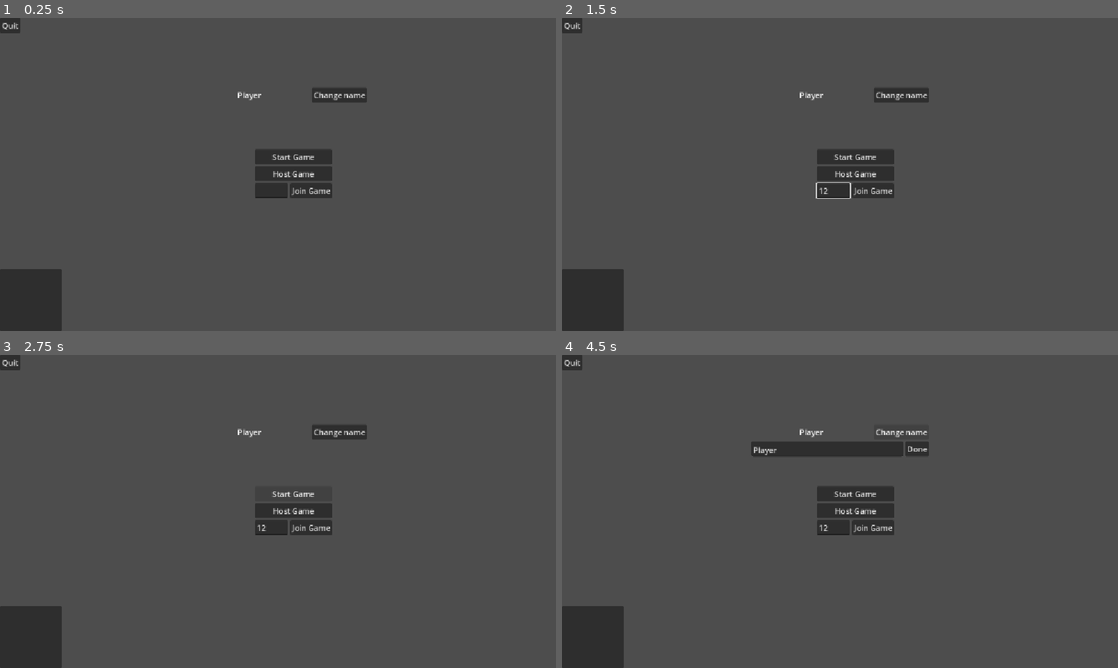
Above: before the commit, frames 1-4 (two rows, left to right).
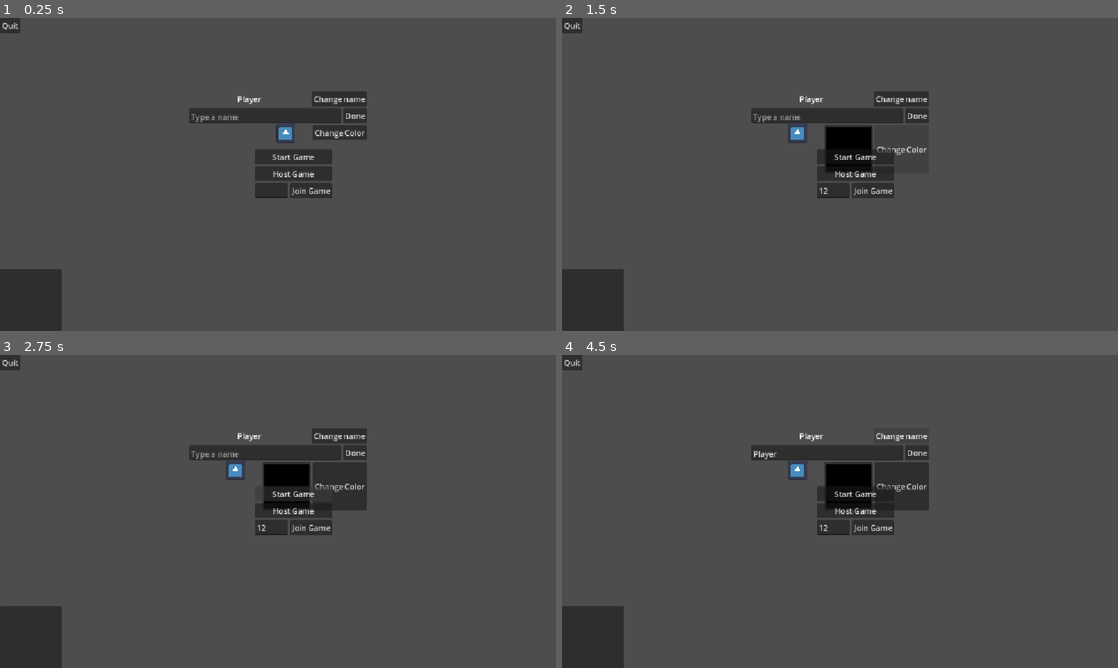
Above: after the commit, the same moments.

Repository: Surinalive/restaurant-management-game
Game: Godot game, scene res://scenes/main_menu.tscn
The game is run twice, just before and just after one commit, with the same random seed, the same clock (stepped at 60 frames per second) and the same inputs. The engine's default icon, where the game draws it, is replaced by a stand-in: a white triangle on a blue panel in a dark square.
Inputs (mouse positions are in pixels of both pictures, inside the frame that each line leads up to):
- Up to frame 1 (0.25 s): no input
- Up to frame 2 (1.5 s): click (834, 190) at 0.52 s; type "12" at 0.6 s; click (901, 133) at 1.25 s, where only the run after the commit has a clickable "Change Color"
- Up to frame 3 (2.75 s): click "Start Game" at 2 s
- Up to frame 4 (4.5 s): click "Start Game" at 2.75 s; click (917, 452) at 3.5 s, where only the run after the commit has a clickable "Done"; click "Change name" at 4.25 s

The runs differ from the first frame. In frame 1, 2.3% of the frame differs, in the area x 34-66%, y 22-40%; in frame 2, 3.2%; in frame 3, 4.3%, in the area x 34-66%, y 22-50%; in frame 4, 3.5%.

Commit message:
Add sprite and color picker

Diff:
--- a/new-game-project/scenes/main_menu.tscn
+++ b/new-game-project/scenes/main_menu.tscn
@@ -1,6 +1,7 @@
 [gd_scene format=3 uid="uid://cqow47bch5ocs"]
 
 [ext_resource type="Script" uid="uid://et1v30l85vd4" path="res://scripts/main.gd" id="1_l6cm7"]
+[ext_resource type="Texture2D" uid="uid://4q335xxs2p" path="res://icon.svg" id="2_ekxnf"]
 
 [node name="MainMenu" type="Control" unique_id=893311394]
 layout_mode = 3
@@ -10,9 +11,9 @@
 [node name="VBoxContainer2" type="VBoxContainer" parent="." unique_id=545199748]
 layout_mode = 0
 offset_left = 392.0
-offset_top = 144.0
+offset_top = 152.0
 offset_right = 760.0
-offset_bottom = 216.0
+offset_bottom = 255.0
 
 [node name="HBoxContainer2" type="HBoxContainer" parent="VBoxContainer2" unique_id=2026361013]
 layout_mode = 2
@@ -31,16 +32,34 @@
 layout_mode = 2
 
 [node name="NameText" type="TextEdit" parent="VBoxContainer2/HBoxContainer" unique_id=1168484924]
-visible = false
 layout_mode = 2
 size_flags_horizontal = 3
-text = "Type a name"
+placeholder_text = "Type a name"
 emoji_menu_enabled = false
 
 [node name="Done" type="Button" parent="VBoxContainer2/HBoxContainer" unique_id=1735618056]
-visible = false
 layout_mode = 2
 text = "Done"
+
+[node name="HBoxContainer3" type="HBoxContainer" parent="VBoxContainer2" unique_id=796448854]
+layout_mode = 2
+size_flags_horizontal = 8
+
+[node name="Sprite" type="Sprite2D" parent="VBoxContainer2/HBoxContainer3" unique_id=1468185051]
+position = Vector2(-56.000008, 17.000006)
+scale = Vector2(0.31250012, 0.31250003)
+texture = ExtResource("2_ekxnf")
+
+[node name="ColorPicker" type="ColorPickerButton" parent="VBoxContainer2/HBoxContainer3" unique_id=605256200]
+visible = false
+custom_minimum_size = Vector2(100, 100)
+layout_mode = 2
+edit_alpha = false
+edit_intensity = false
+
+[node name="ChangeColor" type="Button" parent="VBoxContainer2/HBoxContainer3" unique_id=1722821994]
+layout_mode = 2
+text = "Change Color"
 
 [node name="VBoxContainer" type="VBoxContainer" parent="." unique_id=1545179143]
 layout_mode = 0
@@ -92,5 +111,8 @@
 [connection signal="pressed" from="VBoxContainer2/HBoxContainer2/ChangeName" to="." method="_on_change_name_pressed"]
 [connection signal="text_changed" from="VBoxContainer2/HBoxContainer/NameText" to="." method="_on_text_edit_text_changed"]
 [connection signal="pressed" from="VBoxContainer2/HBoxContainer/Done" to="." method="_on_done_pressed"]
+[connection signal="color_changed" from="VBoxContainer2/HBoxContainer3/ColorPicker" to="." method="_on_color_picker_color_changed"]
+[connection signal="popup_closed" from="VBoxContainer2/HBoxContainer3/ColorPicker" to="." method="_on_color_picker_popup_closed"]
+[connection signal="pressed" from="VBoxContainer2/HBoxContainer3/ChangeColor" to="." method="_on_change_color_pressed"]
 [connection signal="pressed" from="Back" to="." method="_on_back_pressed"]
 [connection signal="pressed" from="Quit" to="." method="_on_quit_pressed"]
--- a/new-game-project/scripts/main.gd
+++ b/new-game-project/scripts/main.gd
@@ -12,7 +12,8 @@
 @onready var done_button: Button = $VBoxContainer2/HBoxContainer/Done
 @onready var name_text: TextEdit = $VBoxContainer2/HBoxContainer/NameText
 @onready var player_name_label: Label = $VBoxContainer2/HBoxContainer2/PlayerName
-
+@onready var color_picker: ColorPickerButton = $VBoxContainer2/HBoxContainer3/ColorPicker
+@onready var sprite: Sprite2D = $VBoxContainer2/HBoxContainer3/Sprite
 
 # Called when the node enters the scene tree for the first time.
 func _ready() -> void:
@@ -108,3 +109,13 @@
 	back_button.visible = false;
 
 	player_list.clear()
+
+
+func _on_color_picker_color_changed(color: Color) -> void:
+	sprite.modulate = color;
+func _on_change_color_pressed() -> void:
+	color_picker.visible = true;
+
+
+func _on_color_picker_popup_closed() -> void:
+	color_picker.visible = false;
